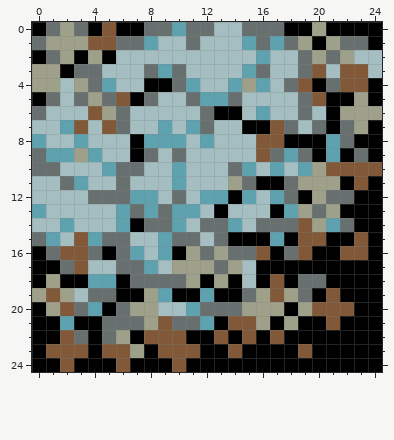
Two versions of one pixel-art sprite, py/game_export/s_newroad_soph/s_newroad_5.png. Above is the file before it was changed.
The file is 25x25 pixels.
Once edited:
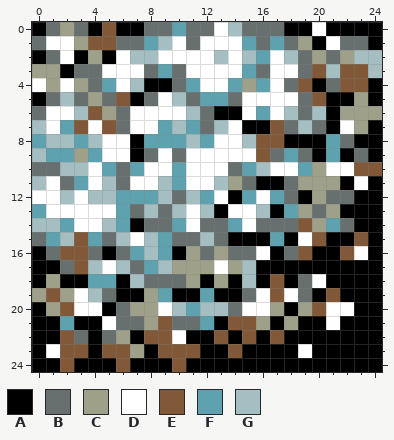
Palette (. is transparent): A #000000  B #686f6f  C #9fa089  D #ffffff  E #815938  F #5ea2b0  G #a4bec1
The exact change:
@@ x 0..24 @@
- 0 ABCBAEAABBFBBGGBBBAACAAAA
- 1 BCCCEEBBFGGBGGGFBFBCACBBA
- 2 ABCACAGGGGGGGGGGFGGBCBCGG
- 3 CCABBGGGBFBGGGGFBGGBEGEEG
- 4 CCGCBFGGAABFGGFCFGBEABEEA
- 5 ABGBCBEABGGBFFBGGGGBEAACA
- 6 BGGGECBGGGGGBAAGFGGBGACCC
- 7 GGFEGEBGGFGFBGGAAEBGBABCA
- 8 FGGFGGGAFFFGFGGGEEAAAFBAA
- 9 BFFCFGGABGBGGGGGEBFBAFABA
-10 BBGGGFBBGGFGGGBFGFGFCEEEE
-11 GGBFGGBGGGFGGGCBAABCCCAEA
-12 GGGGBBBFFGBGFFAFGFBACBBAA
-13 FGGGGGFBFBFFGAGGGAFCBCAAA
-14 GGFGGGFABBFGBBFGBBBECFBAA
-15 BFGEFBBGGFBBGBAAAFAEEAAEA
-16 ABEEBABFGFACBCBBEABEAAEEA
-17 AABEGGBBFGCCCBCGAAAAAAAAA
-18 ACAAFFABBBBCACAGAEABBAAAA
-19 CECGBBAACFAAFAABCECBAEAAA
-20 ACEBFABCCGGFBBBCCCACEEEAA
-21 AAFAABBBCEBBFAEECACAAEAAA
-22 AAEBABCAEEEAAEAEAEAAAAAAA
-23 AEEEAEECAEEEAAEAAAAEAAAAA
+ 0 ABCBAEAABBFBBDGBBBAADAAAA
+ 1 BDDCEEBBFGDBDDDFBFBCADBBA
+ 2 ABDACADGGDDDDGDGFDGBCBCGG
+ 3 CCABBDDDBFBDDDDFBDDBEGEEG
+ 4 DCDCBFDGAABFDDFCFDBEABEEA
+ 5 ABGBCBEABDGBFFBDDDDBEAACA
+ 6 BDDGECBDDDDGBAADFDGBGACCC
+ 7 GDFEDEBDDFGFBGDAAEBGBADCA
+ 8 FGGFGDDAFFFGFDDGEEAAAFBAA
+ 9 GFFCFDDABDBDDDDDEBFBAFABA
+10 BBGGDFBFDDFDDDBFGDDFCDDEE
+11 GDBFDGBDDGFDDGCBAABCCCADA
+12 DDGDGGFFFGBGFDAFDFBACBBAA
+13 FDDDDDFBGBGDGADDGAFCBCAAA
+14 GGFDDGFABBFDBBFDBBBECFBAA
+15 BFGEFBGDGFBBGBAAAFADEAAEA
+16 ABEEBABFGFACBCBBDABEAAEDA
+17 AABEGDGBFGCCCDCGAAAAAAAAA
+18 ACAAFFAGBBBCACAGAEABDAAAA
+19 CECDGBAACFAAFAABDEDBAEAAA
+20 ACEDDABCCDGFGGBDDCACEDDAA
+21 AAFAADBBCEBBFAEECACAADAAA
+22 AAEBABCAEEDAAEAEAEAAAAAAA
+23 ADEEAEECAEEEAAEAAAADAAAAA
 24 AAEAAAEAAAEAAAAAAAAAAAAAA
